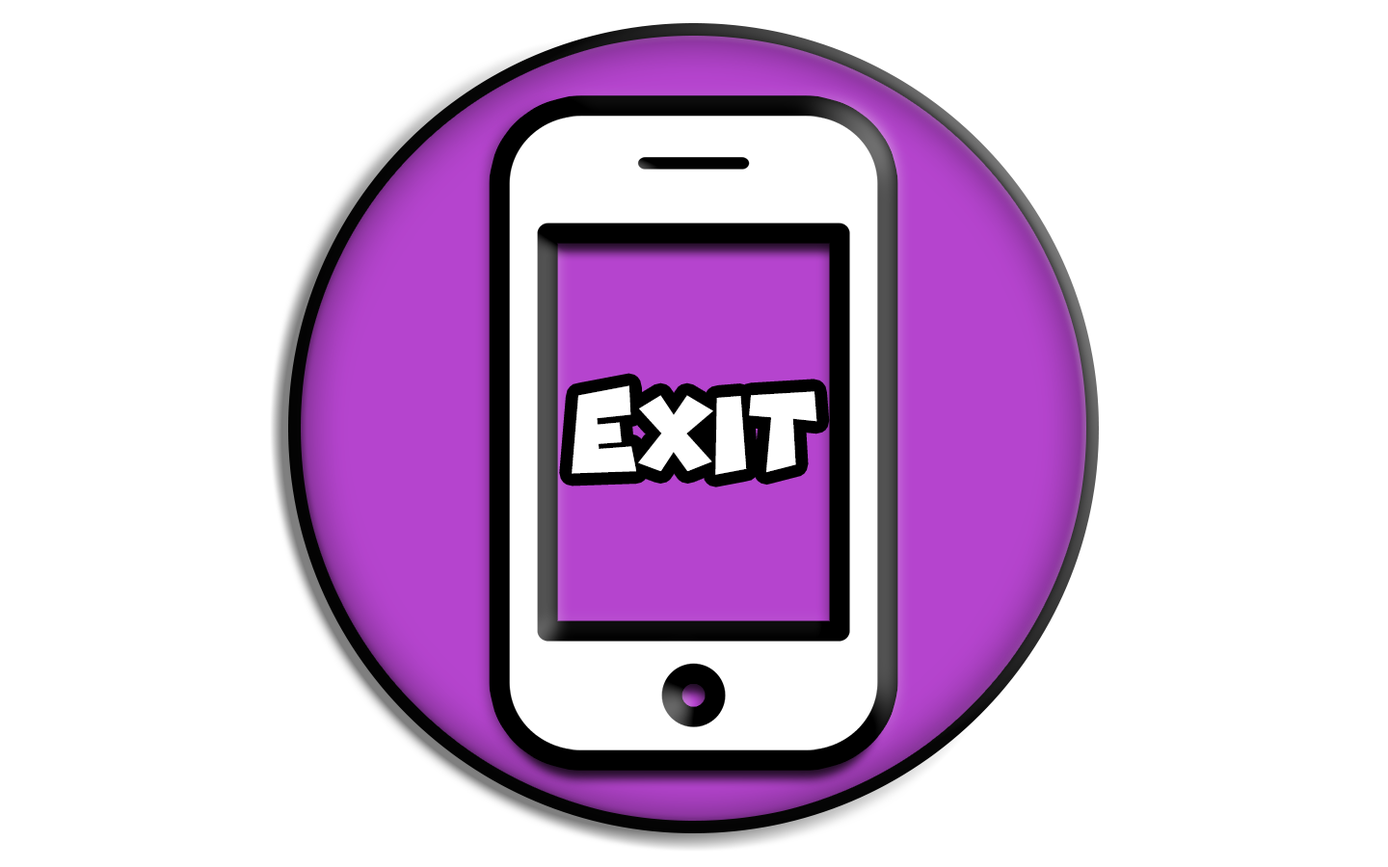
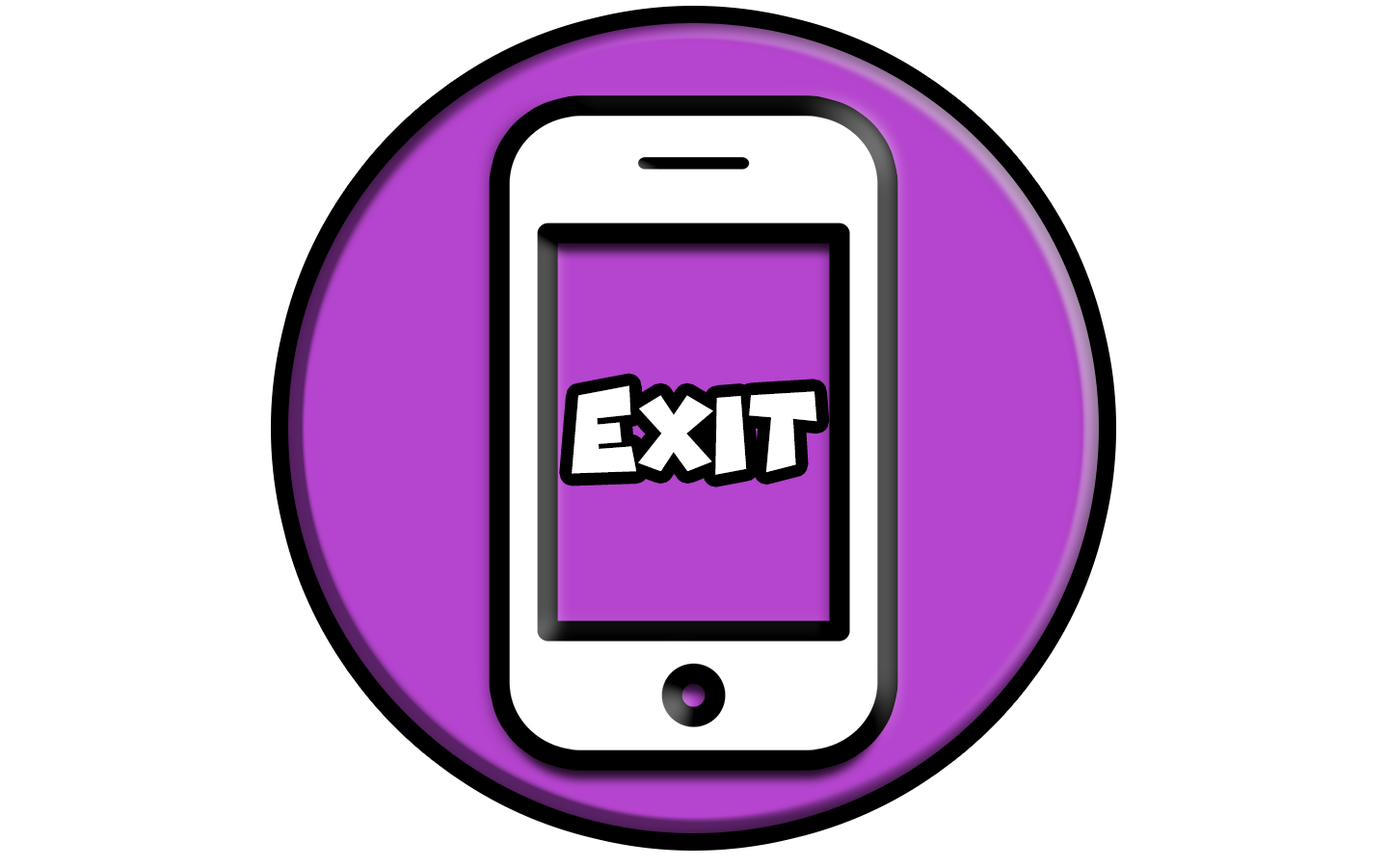
Layered file, before and after one edit (w=1388, h=867). Changes by layer:
pixels changed over [269, 5, 1116, 852] (layer not identified)
